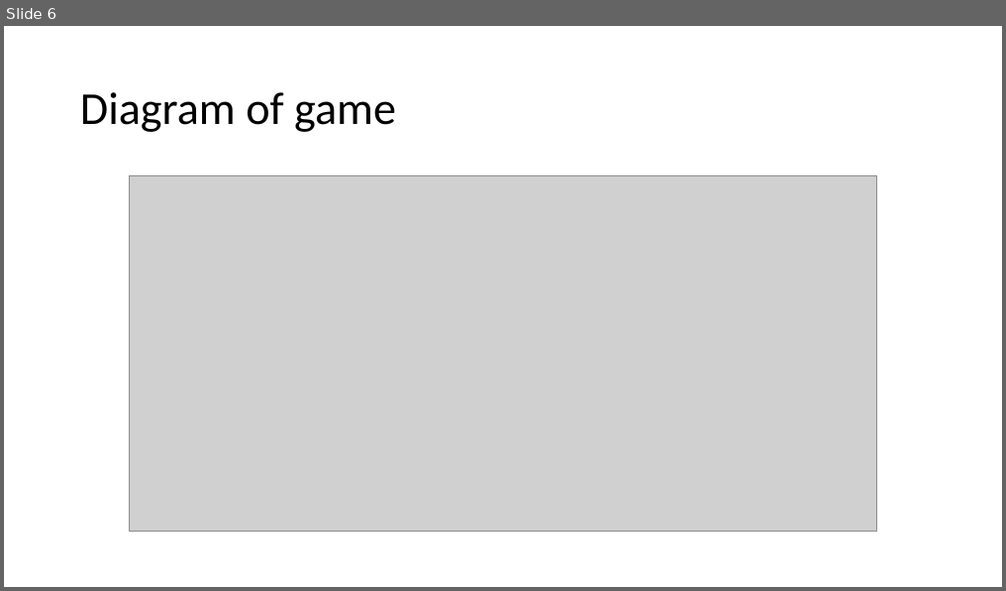
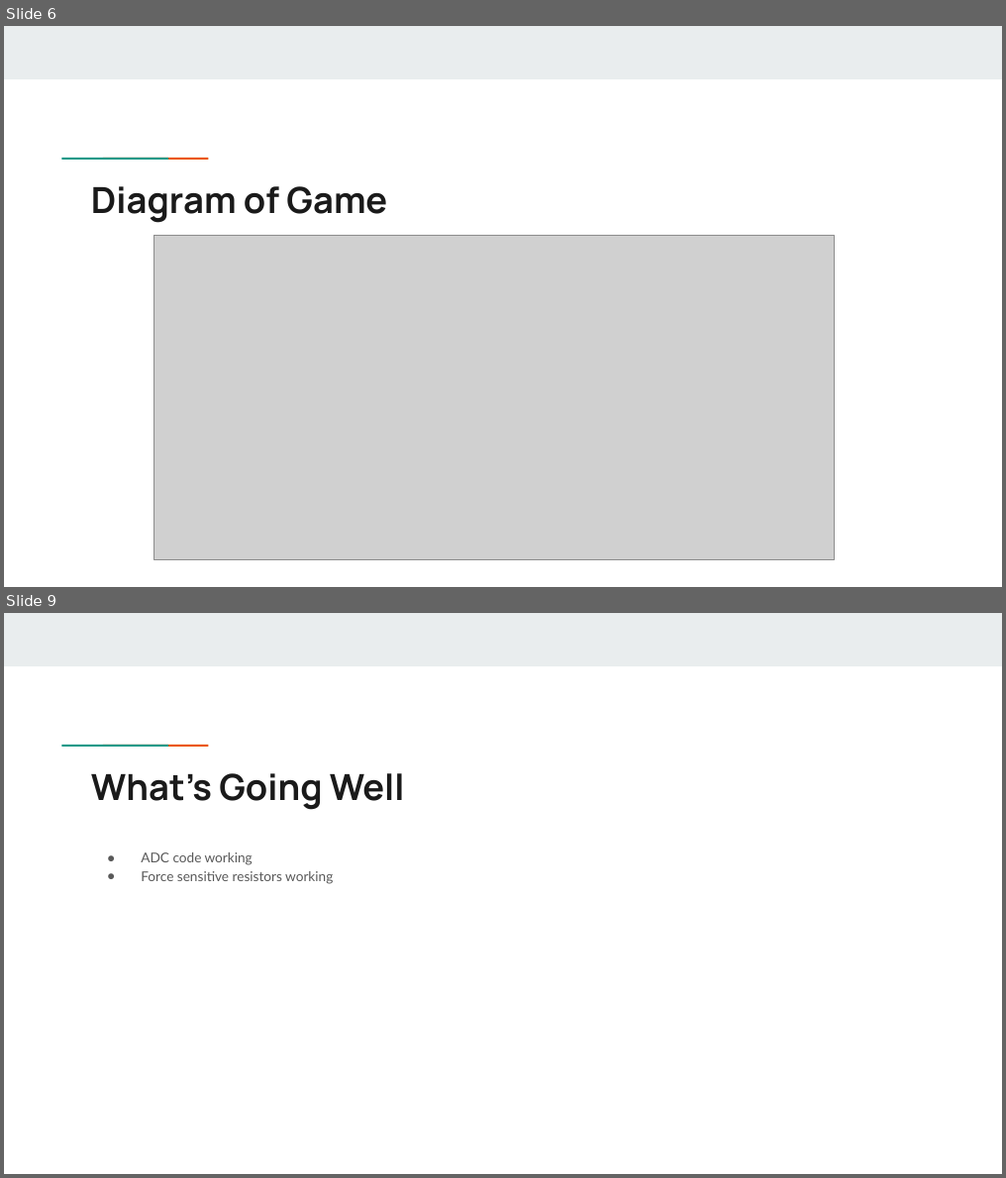
Before and after one commit to xu842251462/EC551_FinalProject, a slide deck: Presentations/EC551SecondProjectPresentation.pptx. Shown one above the other, each under a label of ours: slide 6 before the commit, slides 6 and 9 after it; the slides between them are not shown. The pictures are 1006x591 and 1006x1178 pixels, drawn with LibreOffice and Linux fonts; fonts in the diff are those of the drawing; grey boxes stand for pictures. Boxes give left, top, right and bottom in pixels: in the first picture for what was removed or moved away, otherwise in the second. Text is boxed around its words. In the diff, an @@ line names an element or a change of style, - is before the commit and + after.

Commit message:
Update EC551SecondProjectPresentation.pptx
Combined ADC and Game slides

```diff
--- a/Presentations/EC551SecondProjectPresentation.pptx
+++ b/Presentations/EC551SecondProjectPresentation.pptx
@@ slide 9 added at [4,613,1002,1174], background #FFFFFF; not listed: 3 template elements that a slide beside it also shows @@
@@ title added at [91,773,405,810], 34.7 pt, text #1A1A1A, bold @@
+What’s Going Well
@@ text added at [141,853,333,884], 13 pt, text #595959 @@
+● ADC code working
+● Force sensitive resistors working
@@ slide 6 changed as well @@
@@ rectangle added at [4,26,1002,79], fill #E9EDEE @@
@@ title "Diagram of Game" at [91,186,387,223]: vertical alignment middle to top @@
@@ rectangle added at [94,157,136,162], fill #1A9988 @@
@@ rectangle added at [136,156,176,161], fill #EB5600 @@
@@ title at [91,186,387,223]: text changed; size 44 to 34.7 pt; font Calibri to Manrope; text colour #000000 to #1A1A1A; bold on @@
-Diagram of game
+Diagram of Game
@@ picture: place and size @@
-picture at [130,175,877,532]
+picture at [154,236,835,560]
```
Also in this commit, not shown: 5 other slides changed, 5 other slides added, 1 slide removed.
